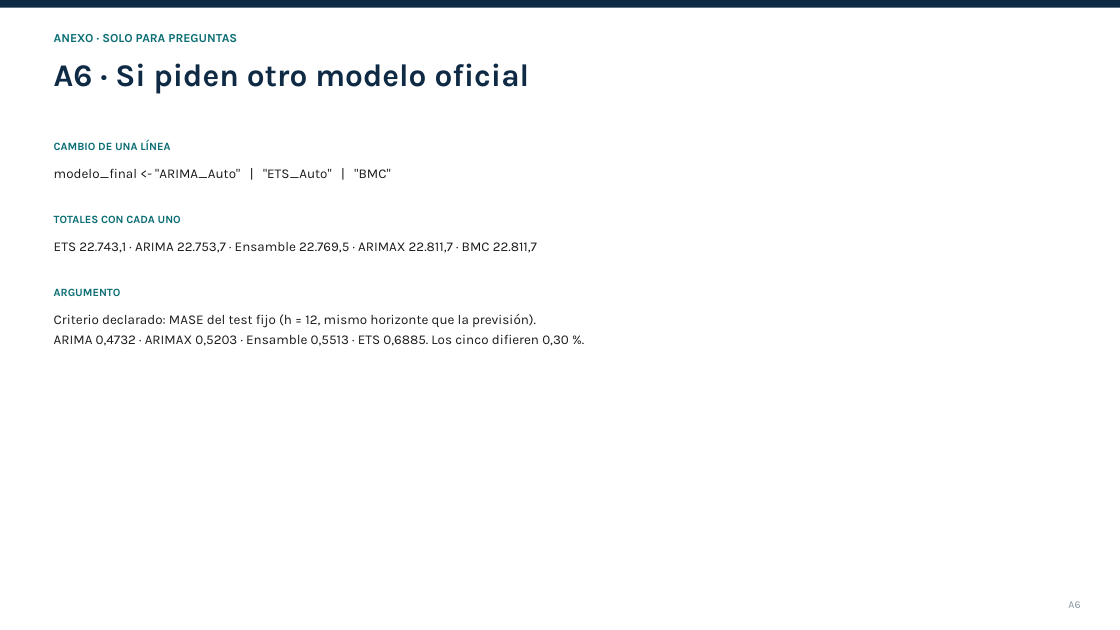
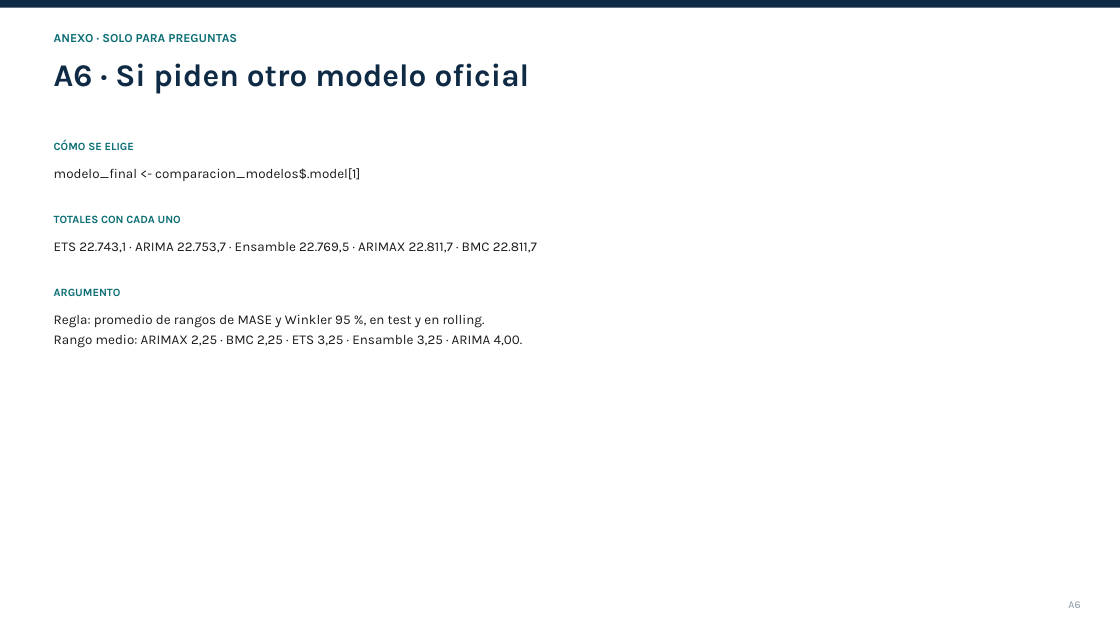
Before and after one commit to Yennzygame/Light_SESA_IND2616, a slide deck: slide 17 of 5_estudio/SLIDES_10MIN.pptx. Drawn at 1120x630 pixels with LibreOffice and Linux fonts; fonts in the diff are those of the drawing. Boxes give left, top, right and bottom in pixels: in the first picture for what was removed or moved away, otherwise in the second. Text is boxed around its words. In the diff, an @@ line names an element or a change of style, - is before the commit and + after.

```diff
--- a/5_estudio/SLIDES_10MIN.pptx
+++ b/5_estudio/SLIDES_10MIN.pptx
@@ text at <box>54,140,134,150</box>: text changed @@
-CAMBIO DE UNA LÍNEA
+CÓMO SE ELIGE
@@ text at <box>54,168,360,181</box>: text changed @@
-modelo_final <- "ARIMA_Auto" | "ETS_Auto" | "BMC"
+modelo_final <- comparacion_modelos$.model[1]
@@ text at <box>54,315,523,348</box>: text changed @@
-Criterio declarado: MASE del test fijo (h = 12, mismo horizonte que la previsión).
-ARIMA 0,4732 · ARIMAX 0,5203 · Ensamble 0,5513 · ETS 0,6885. Los cinco difieren 0,30 %.
+Regla: promedio de rangos de MASE y Winkler 95 %, en test y en rolling.
+Rango medio: ARIMAX 2,25 · BMC 2,25 · ETS 3,25 · Ensamble 3,25 · ARIMA 4,00.
```
Also in this commit, not shown: 7 other slides changed, 3 other files.
